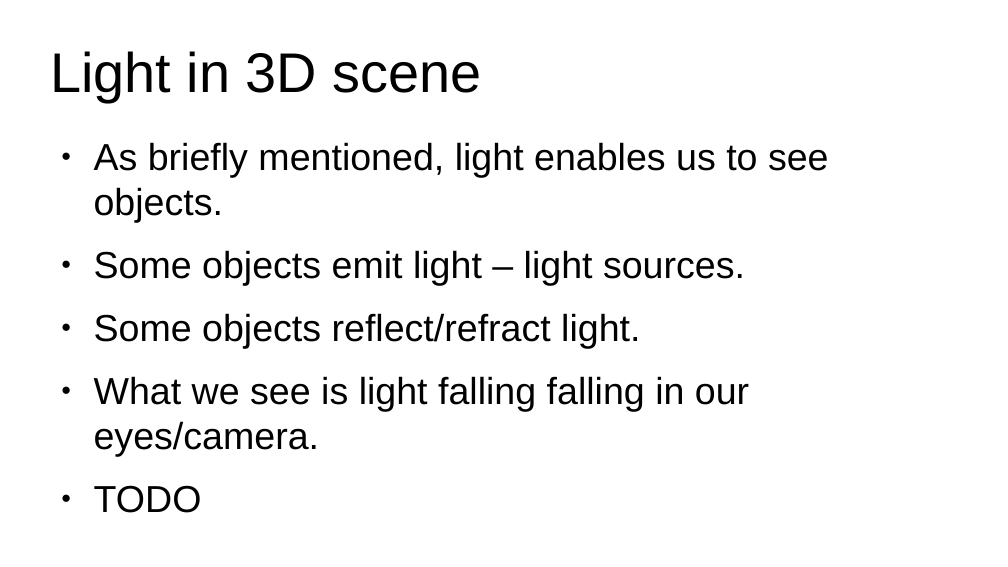
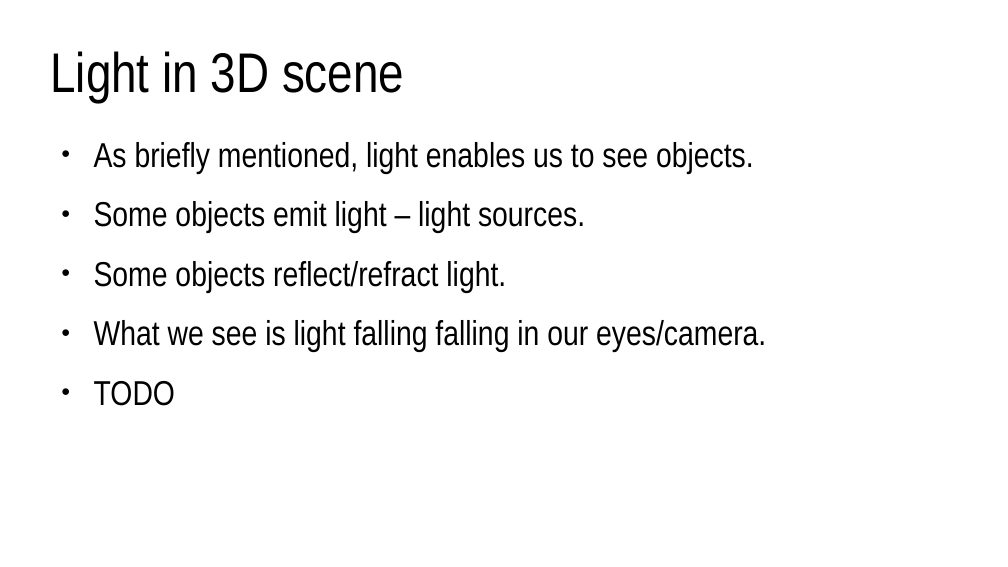
Before and after one commit to lorentzo/IntroductionToComputerGraphics, a slide deck: slide 20 of lectures/2_overview_computer_image_generation/computer_image_generation_overview.odp. Drawn at 1008x567 pixels with LibreOffice and Linux fonts; fonts in the diff are those of the drawing. Boxes give left, top, right and bottom in pixels: in the first picture for what was removed or moved away, otherwise in the second. Text is boxed around its words. In the diff, an @@ line names an element or a change of style, - is before the commit and + after.

```diff
--- a/lectures/2_overview_computer_image_generation/computer_image_generation_overview.odp
+++ b/lectures/2_overview_computer_image_generation/computer_image_generation_overview.odp
@@ title "Light in 3D scene" at [50, 51, 404, 102]: font Arial to Arial Narrow @@
@@ text "As briefly mentioned, light enables ..." at [94, 142, 766, 406]: size 29.6 to 27.2 pt, font Arial to Arial Narrow @@
```
Also in this commit, not shown: 5 other slides changed, 3 slides added, 2 slides removed, 7 other files.
